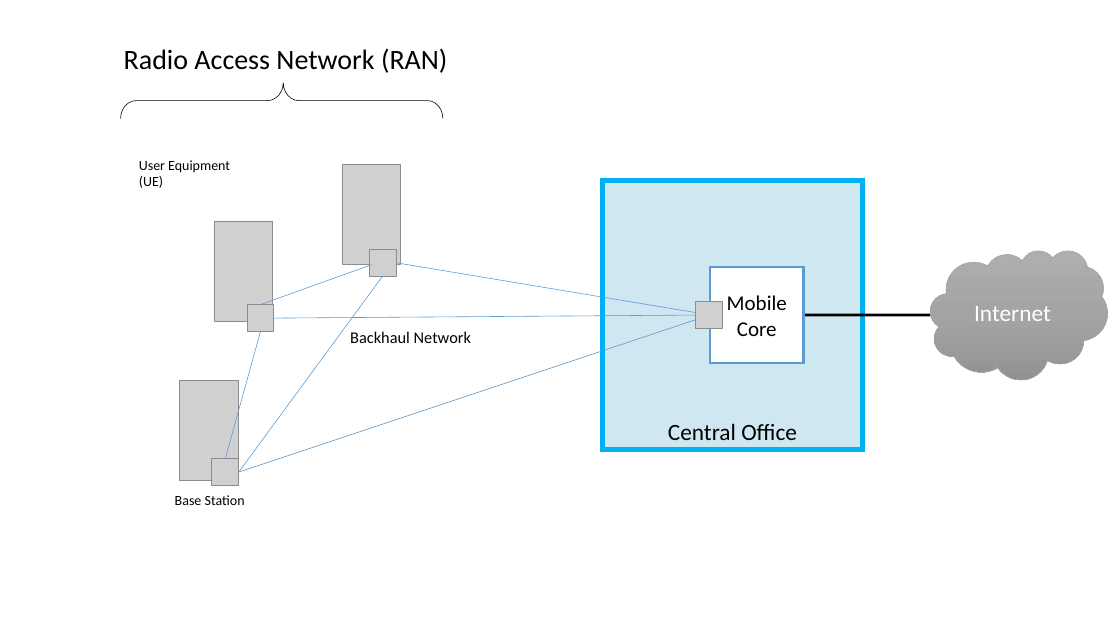
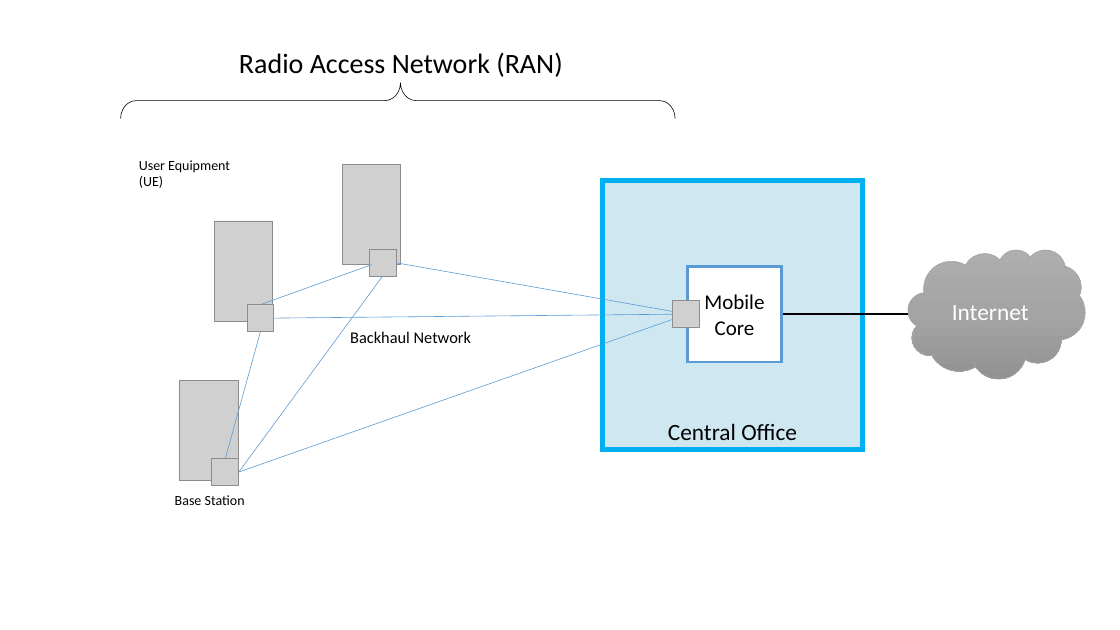
Before and after one commit to SystemsApproach/sdn, a slide deck: slide 2 of access.pptx. Drawn at 1120x630 pixels with LibreOffice and Linux fonts; fonts in the diff are those of the drawing; grey boxes stand for pictures; background and template pictures are left out. Boxes give left, top, right and bottom in pixels: in the first picture for what was removed or moved away, otherwise in the second. Text is boxed around its words. In the diff, an @@ line names an element or a change of style, - is before the commit and + after.

Commit message:
tweaks

```diff
--- a/access.pptx
+++ b/access.pptx
@@ text "Radio Access Network (RAN)": place and size @@
-text "Radio Access Network (RAN)" at (124,48,447,73)
+text "Radio Access Network (RAN)" at (239,52,562,77)
@@ right brace: place and size @@
-right brace at (121,83,443,119)
+right brace at (121,83,675,119)
@@ line moved from (710, 315) - (396, 263) to (688, 314) - (396, 263) @@
@@ rectangle "Mobile": place and size @@
-rectangle "Mobile" at (710,267,804,363)
+rectangle "Mobile" at (688,266,782,362)
@@ line moved from (710, 315) - (239, 472) to (688, 314) - (239, 472) @@
@@ line moved from (710, 315) - (274, 318) to (688, 314) - (274, 318) @@
@@ 1 picture, 1 cloud, 1 line: place and size @@
-1 picture, 1 cloud, 1 line at (696,250,1108,380)
+1 picture, 1 cloud, 1 line at (673,250,1086,379)
```
Also in this commit, not shown: 2 other slides changed.
